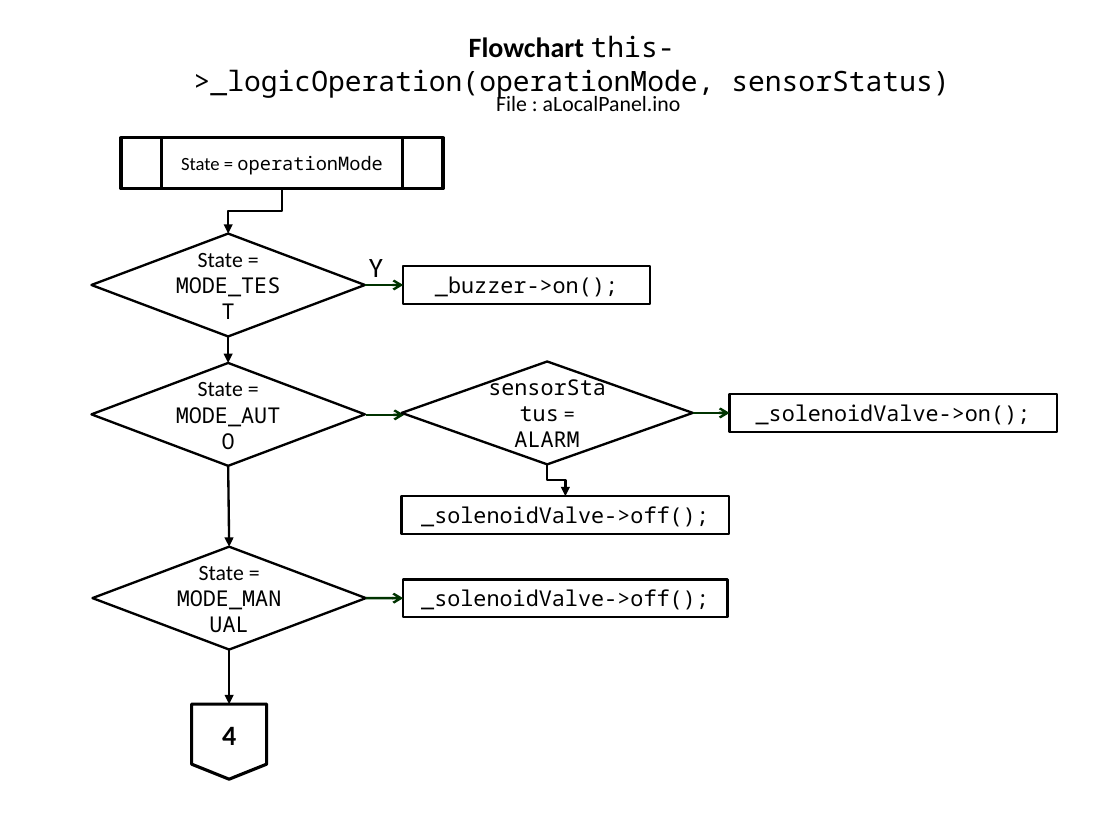
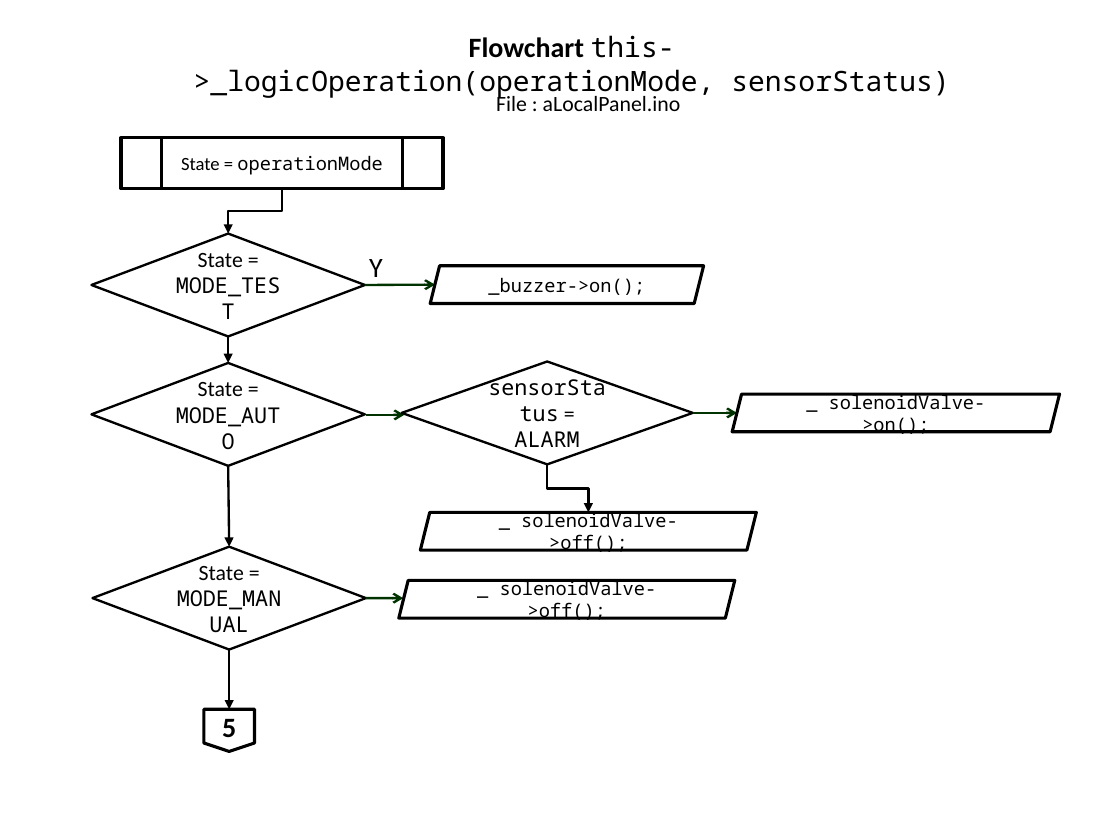
Before and after one commit to slametsampon/WFPS, a slide deck: slide 13 of resources/WFPS.pptx (slide 12 before the commit). Drawn at 1120x840 pixels with LibreOffice and Linux fonts; fonts in the diff are those of the drawing; background and template pictures are left out. Boxes give left, top, right and bottom in pixels: in the first picture for what was removed or moved away, otherwise in the second. Text is boxed around its words. In the diff, an @@ line names an element or a change of style, - is before the commit and + after.

Commit message:
update flowchart input/output

```diff
--- a/resources/WFPS.pptx
+++ b/resources/WFPS.pptx
@@ parallelogram "_buzzer->on();": place and size @@
-parallelogram "_buzzer->on();" at box(403, 267, 650, 305)
+parallelogram "_buzzer->on();" at box(430, 265, 703, 304)
@@ parallelogram "_buzzer->on();" at box(430, 265, 703, 304): size 14 to 12 pt; vertical alignment top to middle; rectangle to parallelogram; outline #000000 1.5 pt to #000000 2 pt @@
@@ arrow moved from (365, 284) - (403, 284) to (365, 284) - (435, 284) @@
@@ arrow moved from (693, 413) - (729, 413) to (693, 413) - (737, 413) @@
@@ parallelogram "_ solenoidValve- >on();": place and size @@
-parallelogram "_ solenoidValve- >on();" at box(729, 394, 1056, 432)
+parallelogram "_ solenoidValve- >on();" at box(732, 394, 1060, 432)
@@ text in parallelogram at box(829, 392, 986, 434): text changed; size 14 to 12 pt @@
-_solenoidValve->on();
+_ solenoidValve- >on();
@@ elbow arrow moved from (548, 465) - (566, 496) to (548, 465) - (588, 512) @@
@@ vertical alignment top to middle; rectangle to parallelogram; outline #000000 1.5 pt to #000000 2 pt in 3 elements at box(732, 394, 1060, 432), box(399, 580, 735, 618), box(420, 512, 756, 550) @@
@@ parallelogram "_ solenoidValve- >off();": place and size @@
-parallelogram "_ solenoidValve- >off();" at box(402, 496, 729, 534)
+parallelogram "_ solenoidValve- >off();" at box(420, 512, 756, 550)
@@ text in parallelogram at box(521, 510, 678, 552): text changed; size 14 to 12 pt @@
-_solenoidValve->off();
+_ solenoidValve- >off();
@@ parallelogram "_ solenoidValve- >off();": place and size @@
-parallelogram "_ solenoidValve- >off();" at box(403, 579, 728, 617)
+parallelogram "_ solenoidValve- >off();" at box(399, 580, 735, 618)
@@ text in parallelogram at box(500, 579, 657, 620): text changed; size 14 to 12 pt @@
-_solenoidValve->off();
+_ solenoidValve- >off();
@@ arrow moved from (230, 650) - (230, 704) to (230, 650) - (230, 709) @@
@@ flow chart offpage connector "5": place and size @@
-flow chart offpage connector "5" at box(192, 704, 267, 780)
+flow chart offpage connector "5" at box(204, 709, 254, 752)
@@ text in flow chart offpage connector at box(222, 719, 236, 737): text changed @@
-4
+5
```
Also in this commit, not shown: 4 other slides changed, 1 slide added.
